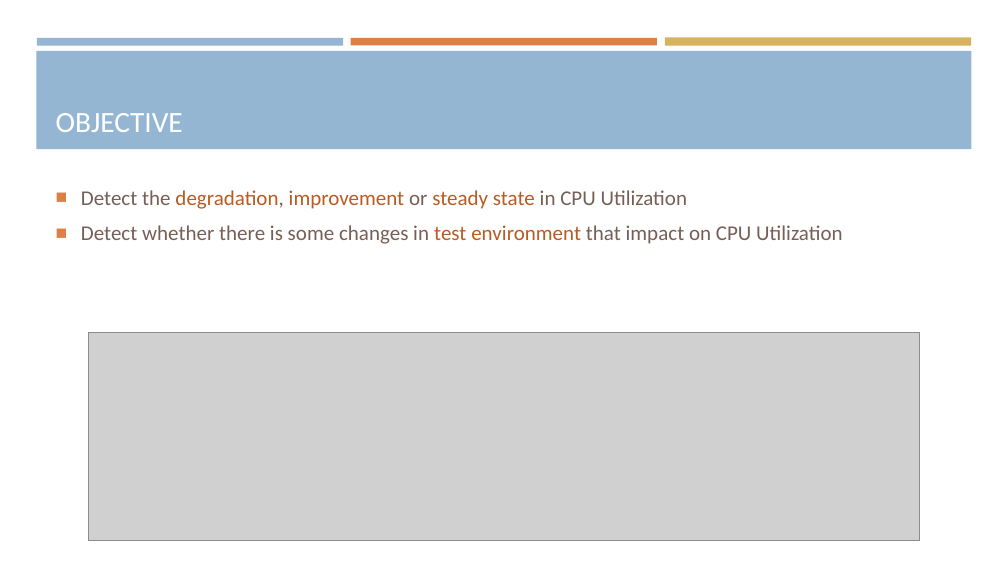
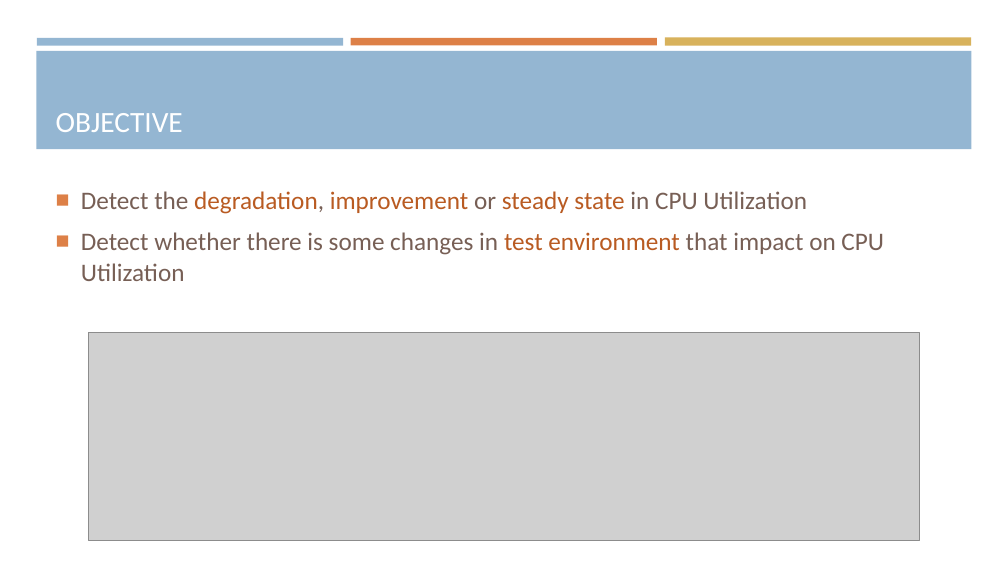
Before and after one commit to araea382/MT, a slide deck: slide 3 of Presentation/1-Proposal seminar.pptx. Drawn at 1008x567 pixels with LibreOffice and Linux fonts; fonts in the diff are those of the drawing; grey boxes stand for pictures. Boxes give left, top, right and bottom in pixels: in the first picture for what was removed or moved away, otherwise in the second. Text is boxed around its words. In the diff, an @@ line names an element or a change of style, - is before the commit and + after.

```diff
--- a/Presentation/1-Proposal seminar.pptx
+++ b/Presentation/1-Proposal seminar.pptx
@@ text "Detect the degradation, improvement or ..." at [81,191,884,281]: size 20 to 24 pt @@
```
Also in this commit, not shown: 6 other slides changed, 12 other files.
